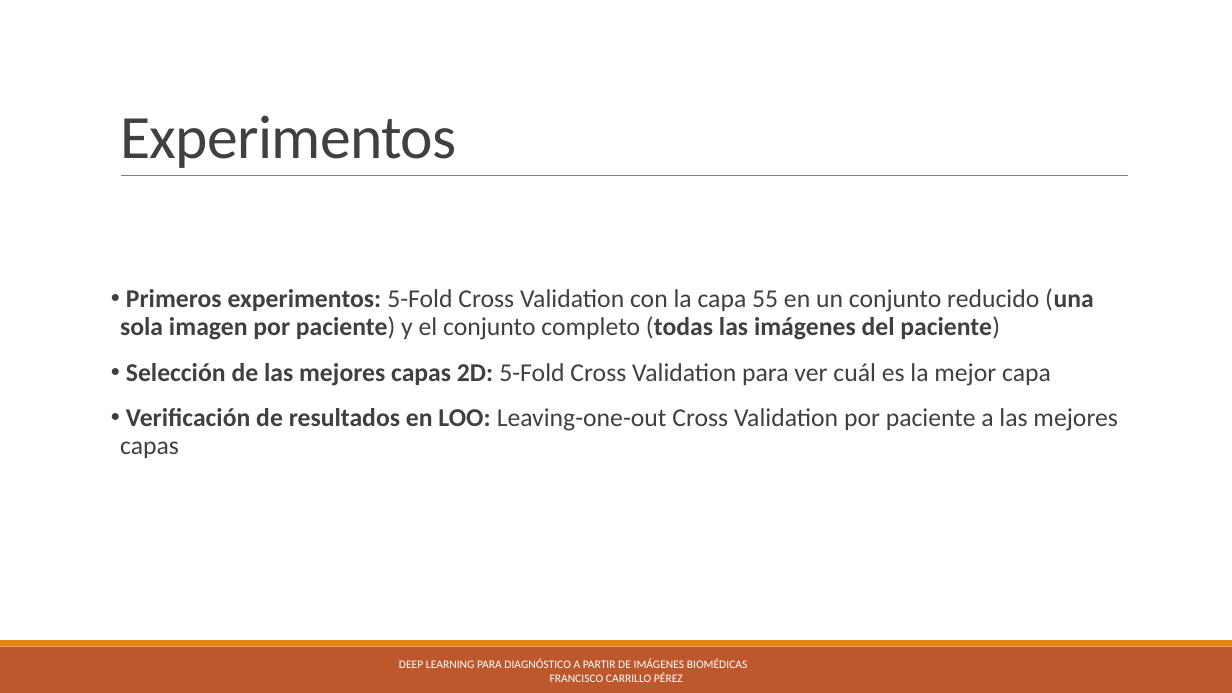
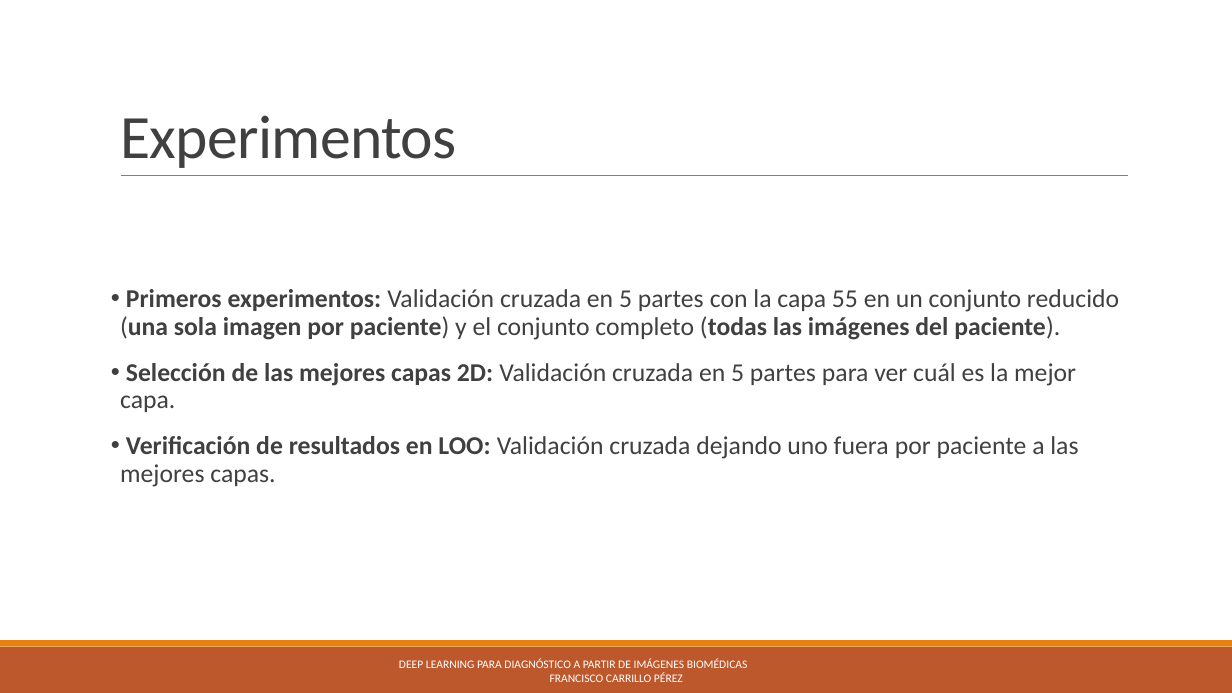
Before and after one commit to pacocp/Deep-Learning-para-diagnostico-a-partir-de-imagenes-Biomedicas, a slide deck: slide 15 of tfgpresentacion.pptx. Drawn at 1232x693 pixels with LibreOffice and Linux fonts; fonts in the diff are those of the drawing. Boxes give left, top, right and bottom in pixels: in the first picture for what was removed or moved away, otherwise in the second. Text is boxed around its words. In the diff, an @@ line names an element or a change of style, - is before the commit and + after.

```diff
--- a/tfgpresentacion.pptx
+++ b/tfgpresentacion.pptx
@@ text at <box>120,289,1119,487</box>: text changed @@
-• Primeros experimentos: 5-Fold Cross Validation con la capa 55 en un conjunto reducido (una sola imagen por paciente) y el conjunto completo (todas las imágenes del paciente)
-• Selección de las mejores capas 2D: 5-Fold Cross Validation para ver cuál es la mejor capa
-• Verificación de resultados en LOO: Leaving-one-out Cross Validation por paciente a las mejores capas
+• Primeros experimentos: Validación cruzada en 5 partes con la capa 55 en un conjunto reducido (una sola imagen por paciente) y el conjunto completo (todas las imágenes del paciente).
+• Selección de las mejores capas 2D: Validación cruzada en 5 partes para ver cuál es la mejor capa.
+• Verificación de resultados en LOO: Validación cruzada dejando uno fuera por paciente a las mejores capas.
```
Also in this commit, not shown: 14 other slides changed, 1 slide added.
